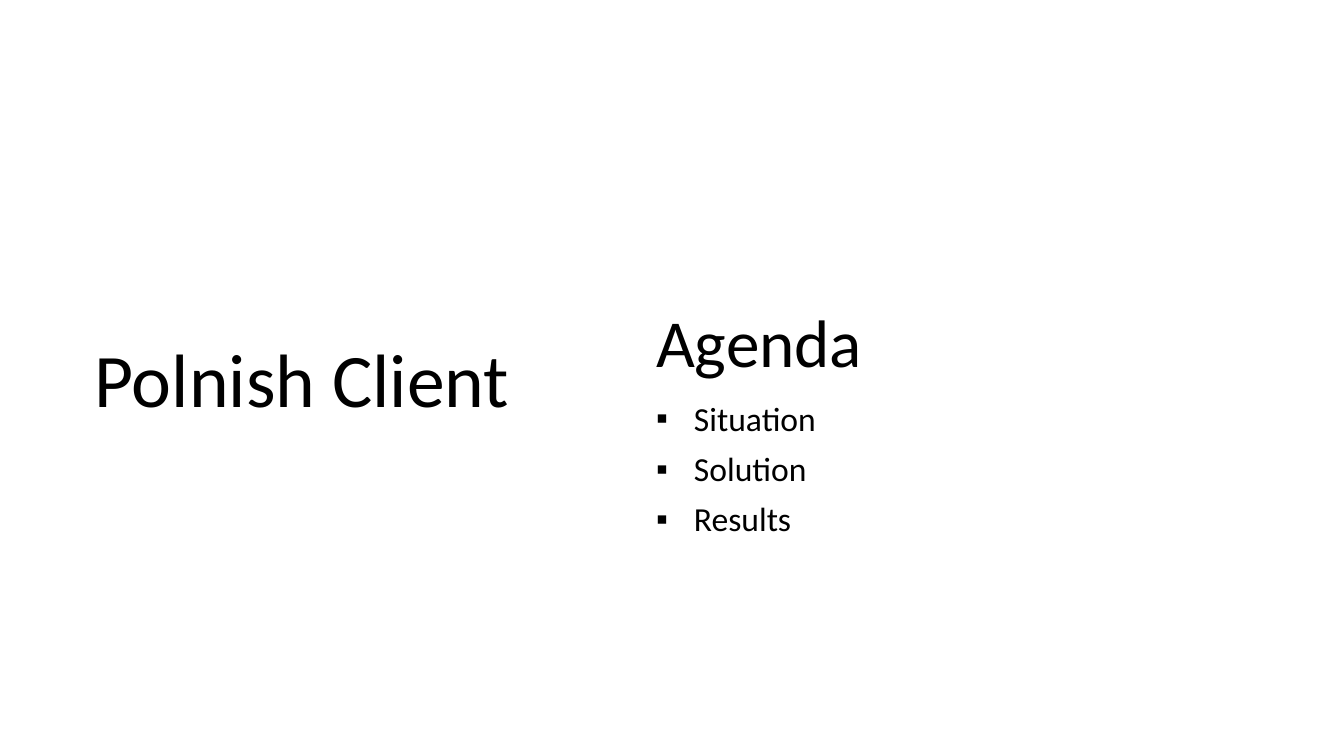
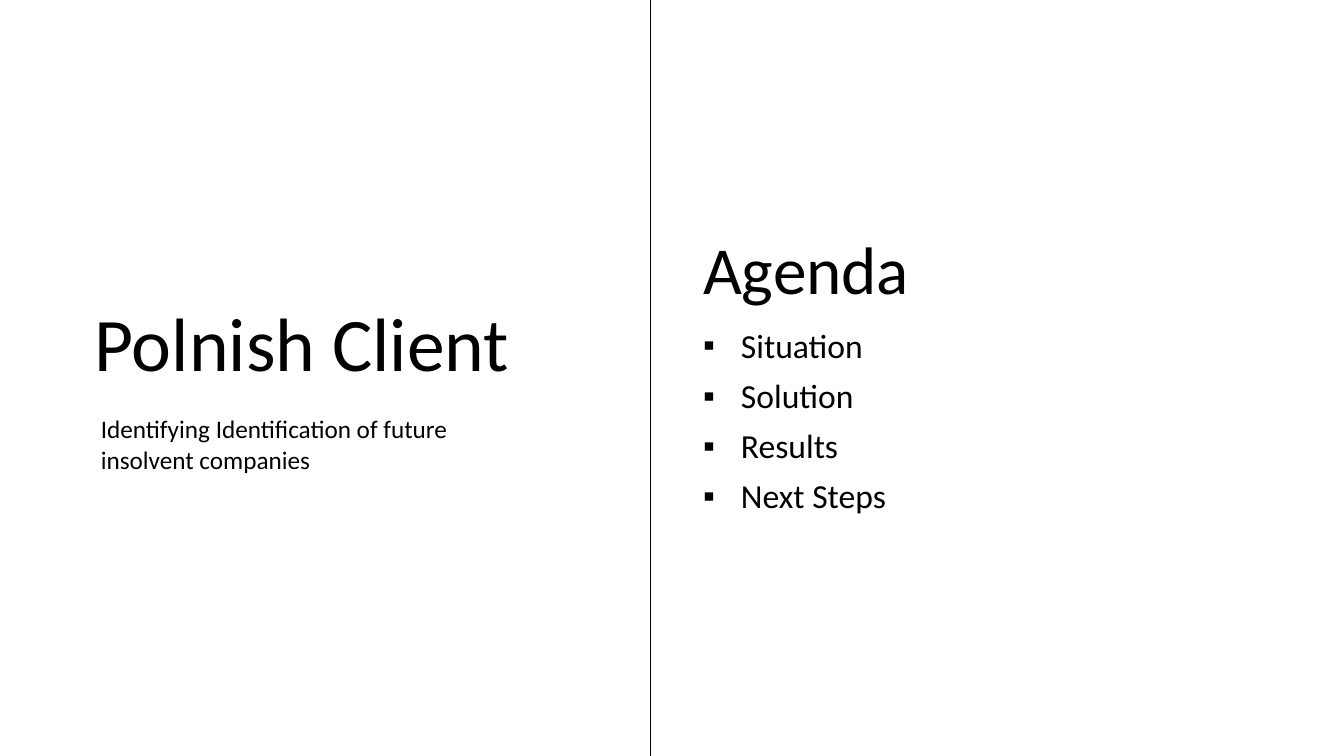
Before and after one commit to FelixKleineBoesing/InsolvencyPred, a slide deck: slide 1 of docs/final_presentation.pptx. Drawn at 1344x756 pixels with LibreOffice and Linux fonts; fonts in the diff are those of the drawing. Boxes give left, top, right and bottom in pixels: in the first picture for what was removed or moved away, otherwise in the second. Text is boxed around its words. In the diff, an @@ line names an element or a change of style, - is before the commit and + after.

```diff
--- a/docs/final_presentation.pptx
+++ b/docs/final_presentation.pptx
@@ line added from (650, 0) to (650, 756), #000000 0.5 pt @@
@@ title "Agenda" moved from (x1=656, y1=320, x2=862, y2=379) to (x1=703, y1=247, x2=909, y2=306) @@
@@ text "Polnish Client" moved from (x1=94, y1=354, x2=509, y2=408) to (x1=94, y1=318, x2=509, y2=372) @@
@@ subtitle "Situation" moved from (x1=694, y1=407, x2=816, y2=532) to (x1=741, y1=334, x2=886, y2=514) @@
@@ text added at (x1=101, y1=420, x2=447, y2=473), 18 pt, text #000000 @@
+Identifying Identification of future insolvent companies
@@ subtitle at (x1=741, y1=486, x2=886, y2=514): paragraph added @@
+▪ Next Steps
```
Also in this commit, not shown: 2 slides added, 1 slide removed, 5 other files.
